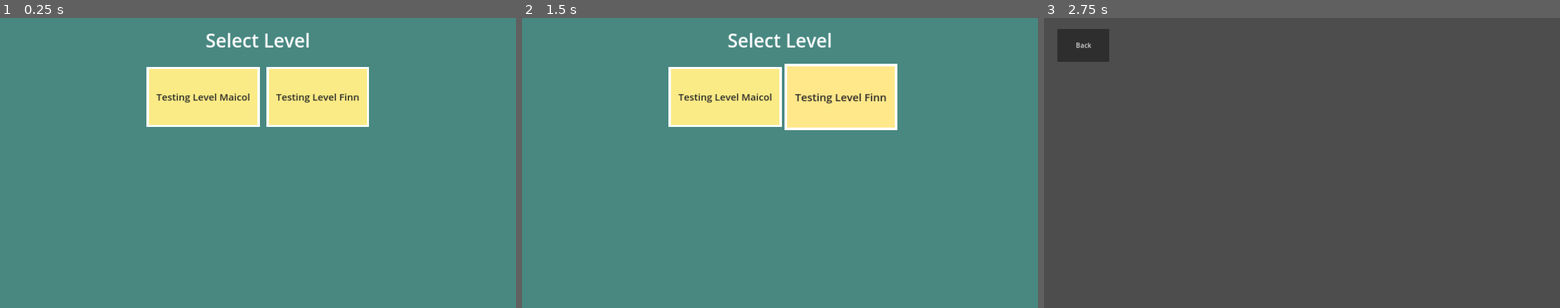
Above: before the commit, frames 1-3 (left to right).
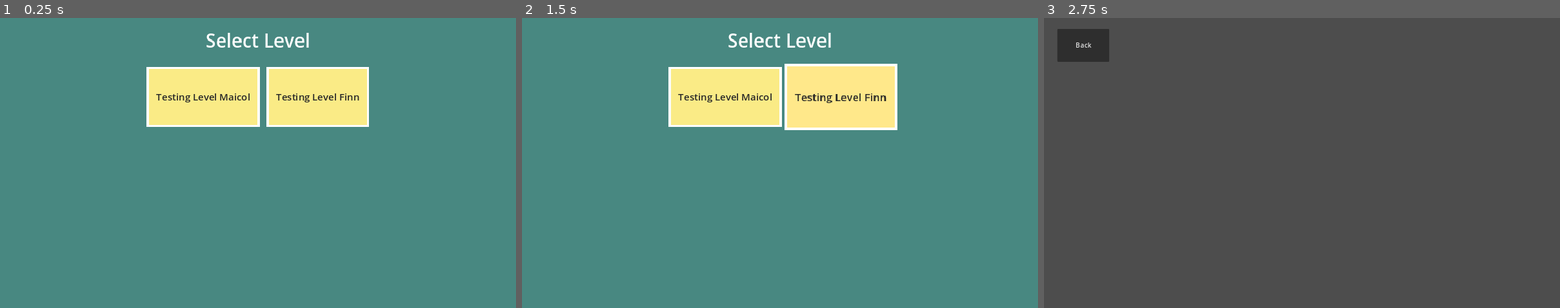
Above: after the commit, the same moments.

Repository: FinnWiel/SummaGame
Game: Godot game, scene res://GUI/level_select_screen.tscn
The game is run twice, just before and just after one commit, with the same random seed, the same clock (stepped at 60 frames per second) and the same inputs.
Inputs:
- Up to frame 1 (0.25 s): no input
- Up to frame 2 (1.5 s): click "Testing Level Maicol" at 0.5 s; click "Back" at 1.25 s
- Up to frame 3 (2.75 s): click "Testing Level Maicol" at 2 s

The runs differ from the first frame. In frame 1, 0.5% of the frame differs, in the area x 30-70%, y 5-30%; in frame 2, 0.5%, in the area x 30-71%, y 5-30%; in frame 3, less than 0.1%.

Commit message:
Player Idle Animation + Some Directoies

Diff:
--- a/Game/Testing Level Finn.tscn
+++ b/Game/Testing Level Finn.tscn
@@ -1,6 +1,9 @@
-[gd_scene load_steps=2 format=3 uid="uid://cggxh1hrhc6rf"]
+[gd_scene load_steps=4 format=3 uid="uid://cggxh1hrhc6rf"]
 
+[ext_resource type="PackedScene" uid="uid://bljchmhxttxjb" path="res://Scenes/PlayerCharacter.tscn" id="2_6camv"]
 [ext_resource type="PackedScene" uid="uid://gjsfs5kl13vm" path="res://GUI/lvl_btn.tscn" id="2_wd8yr"]
+
+[sub_resource type="WorldBoundaryShape2D" id="WorldBoundaryShape2D_t31aa"]
 
 [node name="TestingLevelFinn" type="Node2D"]
 
@@ -13,3 +16,16 @@
 pivot_offset = Vector2(65, 41)
 text = "Back"
 level_path = "res://gui/level_select_screen.tscn"
+
+[node name="PlayerCharacter" parent="." instance=ExtResource("2_6camv")]
+position = Vector2(645, 364)
+scale = Vector2(4, 4)
+
+[node name="Camera2D" type="Camera2D" parent="."]
+position = Vector2(641, 359)
+
+[node name="StaticBody2D" type="StaticBody2D" parent="."]
+
+[node name="CollisionShape2D" type="CollisionShape2D" parent="StaticBody2D"]
+position = Vector2(642, 422)
+shape = SubResource("WorldBoundaryShape2D_t31aa")
--- /dev/null
+++ b/Scenes/PlayerCharacter.gd
@@ -0,0 +1,25 @@
+extends CharacterBody2D
+
+
+const SPEED = 300.0
+const JUMP_VELOCITY = -400.0
+
+
+func _physics_process(delta: float) -> void:
+	# Add the gravity.
+	if not is_on_floor():
+		velocity += get_gravity() * delta
+
+	# Handle jump.
+	if Input.is_action_just_pressed("ui_accept") and is_on_floor():
+		velocity.y = JUMP_VELOCITY
+
+	# Get the input direction and handle the movement/deceleration.
+	# As good practice, you should replace UI actions with custom gameplay actions.
+	var direction := Input.get_axis("ui_left", "ui_right")
+	if direction:
+		velocity.x = direction * SPEED
+	else:
+		velocity.x = move_toward(velocity.x, 0, SPEED)
+
+	move_and_slide()
--- a/Scenes/PlayerCharacter.tscn
+++ b/Scenes/PlayerCharacter.tscn
@@ -1,10 +1,56 @@
-[gd_scene load_steps=2 format=3 uid="uid://bljchmhxttxjb"]
+[gd_scene load_steps=9 format=3 uid="uid://bljchmhxttxjb"]
 
-[sub_resource type="CircleShape2D" id="CircleShape2D_qf0bw"]
+[ext_resource type="Texture2D" uid="uid://cc70w3w0x68qf" path="res://Assets/character_animations/IdleR_strip4.png" id="1_nj01r"]
+[ext_resource type="Script" path="res://Scenes/PlayerCharacter.gd" id="1_pvbls"]
 
-[node name="PlayerCharacter" type="Node2D"]
+[sub_resource type="AtlasTexture" id="AtlasTexture_hfpi1"]
+atlas = ExtResource("1_nj01r")
+region = Rect2(0, 0, 32, 32)
+
+[sub_resource type="AtlasTexture" id="AtlasTexture_isg7f"]
+atlas = ExtResource("1_nj01r")
+region = Rect2(32, 0, 32, 32)
+
+[sub_resource type="AtlasTexture" id="AtlasTexture_jft36"]
+atlas = ExtResource("1_nj01r")
+region = Rect2(64, 0, 32, 32)
+
+[sub_resource type="AtlasTexture" id="AtlasTexture_kggqk"]
+atlas = ExtResource("1_nj01r")
+region = Rect2(96, 0, 32, 32)
+
+[sub_resource type="SpriteFrames" id="SpriteFrames_g5jyc"]
+animations = [{
+"frames": [{
+"duration": 1.0,
+"texture": SubResource("AtlasTexture_hfpi1")
+}, {
+"duration": 1.0,
+"texture": SubResource("AtlasTexture_isg7f")
+}, {
+"duration": 1.0,
+"texture": SubResource("AtlasTexture_jft36")
+}, {
+"duration": 1.0,
+"texture": SubResource("AtlasTexture_kggqk")
+}],
+"loop": true,
+"name": &"default",
+"speed": 8.0
+}]
+
+[sub_resource type="CapsuleShape2D" id="CapsuleShape2D_wk1o3"]
+radius = 4.0
+height = 12.0
+
+[node name="PlayerCharacter" type="CharacterBody2D"]
+script = ExtResource("1_pvbls")
+
+[node name="AnimatedSprite2D" type="AnimatedSprite2D" parent="."]
+sprite_frames = SubResource("SpriteFrames_g5jyc")
+autoplay = "default"
+frame_progress = 0.410447
 
 [node name="CollisionShape2D" type="CollisionShape2D" parent="."]
-shape = SubResource("CircleShape2D_qf0bw")
-
-[node name="AnimatedSprite2D" type="AnimatedSprite2D" parent="."]
+position = Vector2(0, 2)
+shape = SubResource("CapsuleShape2D_wk1o3")
--- a/project.godot
+++ b/project.godot
@@ -20,3 +20,7 @@
 window/size/viewport_width=1280
 window/size/viewport_height=720
 window/stretch/mode="canvas_items"
+
+[rendering]
+
+textures/canvas_textures/default_texture_filter=0
